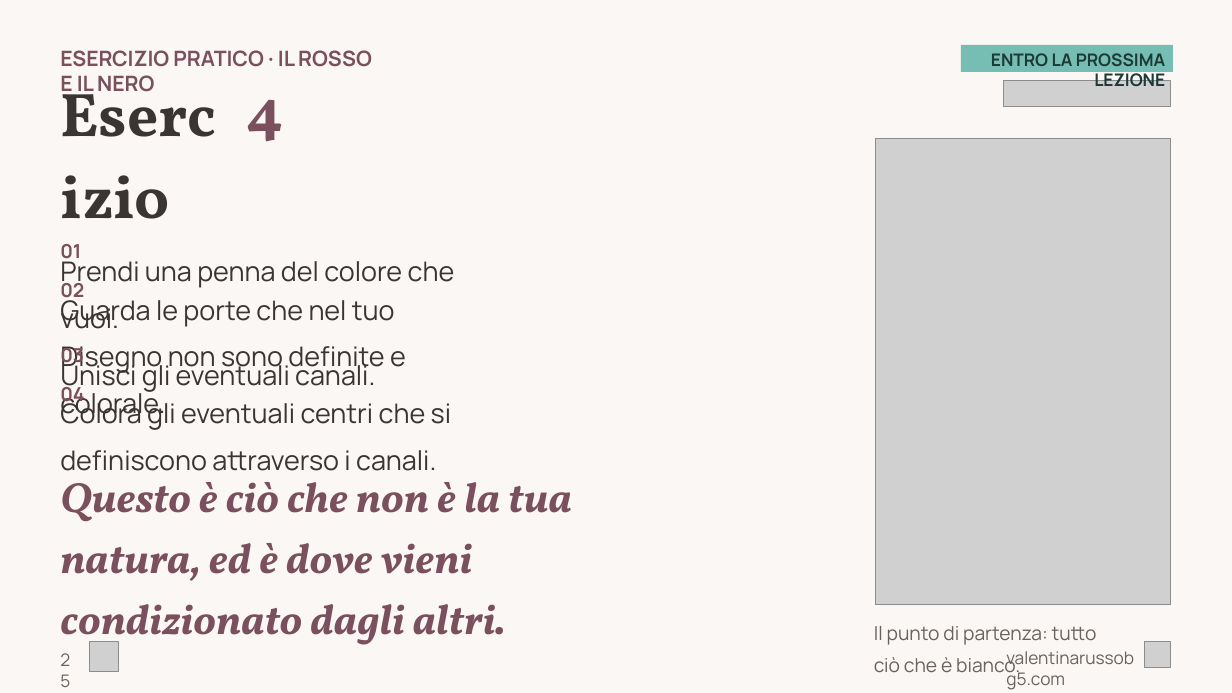
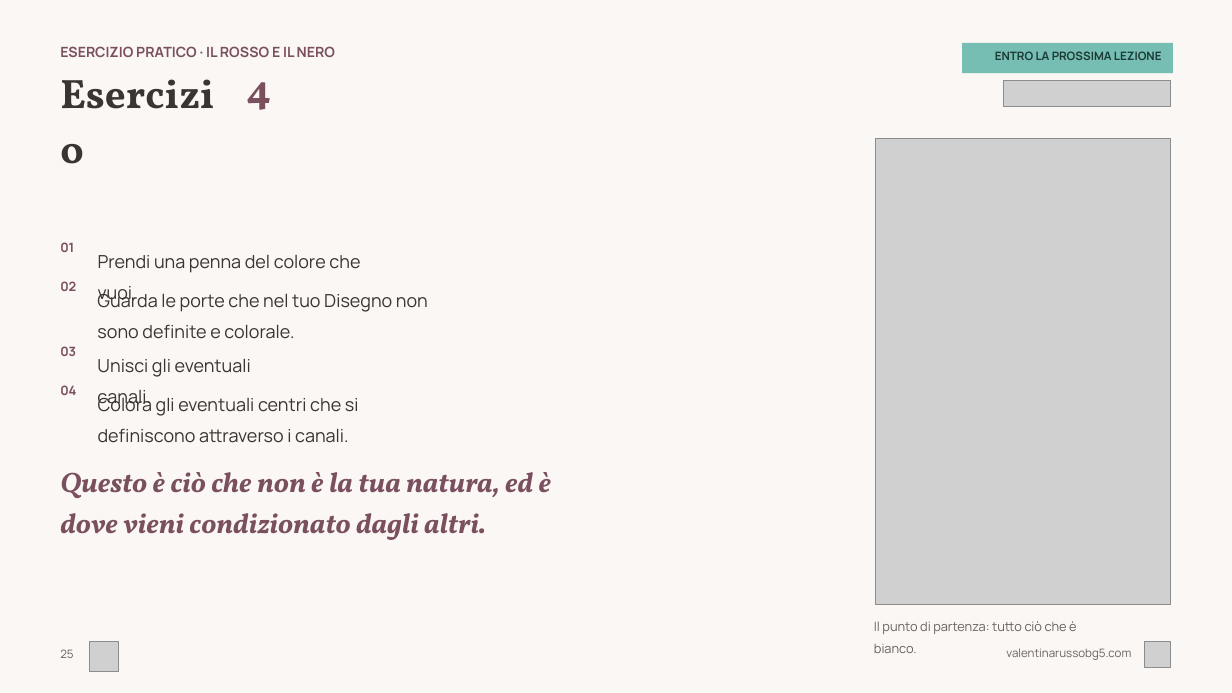
Before and after one commit to valentina-russo/valentinarusso-site, a slide deck: slide 25 of grav-site/root/kit-corso/corso-base-hd.pptx. Drawn at 1232x693 pixels with LibreOffice and Linux fonts; fonts in the diff are those of the drawing; grey boxes stand for pictures. Boxes give left, top, right and bottom in pixels: in the first picture for what was removed or moved away, otherwise in the second. Text is boxed around its words. In the diff, an @@ line names an element or a change of style, - is before the commit and + after.

```diff
--- a/grav-site/root/kit-corso/corso-base-hd.pptx
+++ b/grav-site/root/kit-corso/corso-base-hd.pptx
@@ text "ESERCIZIO PRATICO · IL ROSSO ..." at box(60, 46, 335, 57): size 16.5 to 11 pt @@
@@ text "Esercizio" at box(60, 63, 235, 121): size 48 to 32 pt @@
@@ text "4" at box(246, 82, 271, 110): size 48 to 32 pt @@
@@ text "4": place and size @@
-text "4" at box(246, 100, 283, 142)
+text "4" at box(246, 82, 271, 110)
@@ text "Prendi una penna del colore ...": place and size @@
-text "Prendi una penna del colore ..." at box(60, 255, 455, 329)
+text "Prendi una penna del colore ..." at box(98, 255, 360, 306)
@@ text "Guarda le porte che nel ...": place and size @@
-text "Guarda le porte che nel ..." at box(60, 294, 406, 421)
+text "Guarda le porte che nel ..." at box(97, 293, 428, 339)
@@ size 21 to 14 pt in 4 elements at box(97, 293, 428, 339), box(98, 394, 359, 443), box(98, 255, 360, 306), box(97, 358, 251, 410) @@
@@ text "Unisci gli eventuali canali.": place and size @@
-text "Unisci gli eventuali canali." at box(60, 359, 375, 392)
+text "Unisci gli eventuali canali." at box(97, 358, 251, 410)
@@ size 15 to 10 pt in 5 elements at box(874, 621, 1076, 653), box(60, 242, 74, 252), box(60, 281, 76, 291), box(60, 346, 76, 356), box(60, 385, 76, 395) @@
@@ text "Colora gli eventuali centri che ...": place and size @@
-text "Colora gli eventuali centri che ..." at box(60, 398, 451, 471)
+text "Colora gli eventuali centri che ..." at box(98, 394, 359, 443)
@@ text "Questo è ciò che non ..." at box(60, 472, 552, 540): size 33 to 22 pt @@
@@ size 13.5 to 9 pt in 3 elements at box(962, 43, 1173, 74), box(1006, 648, 1131, 660), box(60, 649, 73, 658) @@
```
Also in this commit, not shown: 29 other slides changed, 1 other file.
